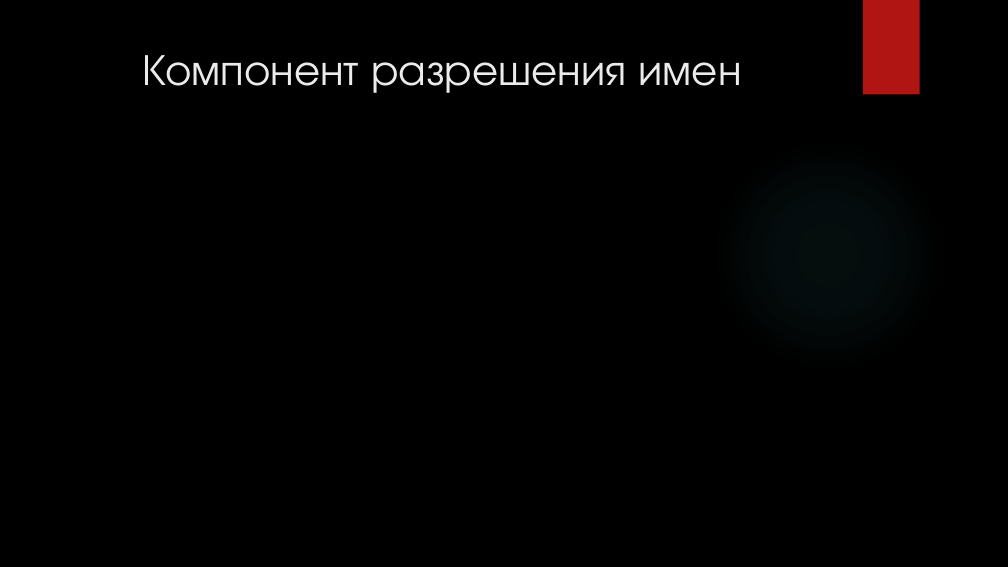
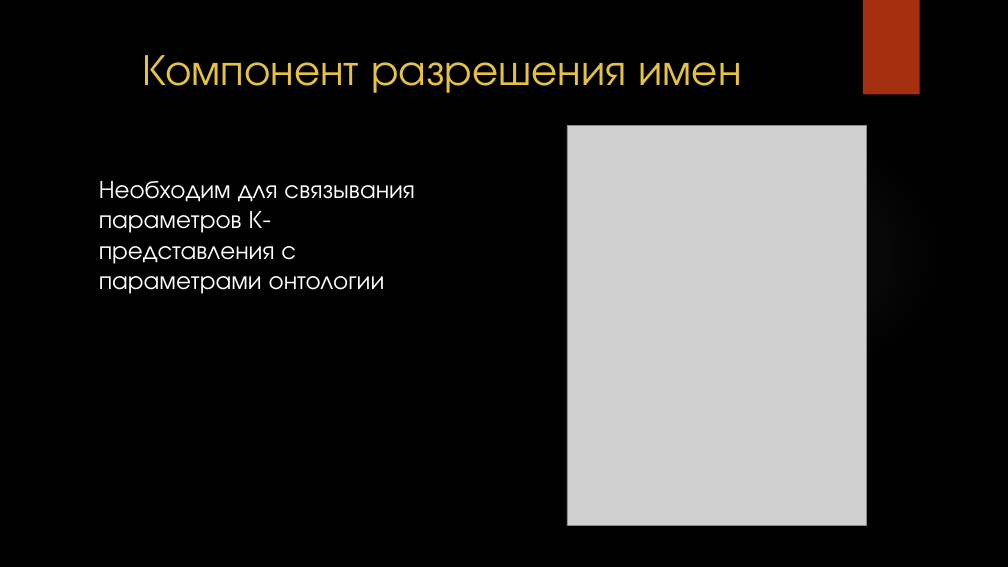
Before and after one commit to docNemo/diplom, a slide deck: slide 19 of Презентация/Принципы проектирования СОЕЯ интерфейсов.pptx (slide 12 before the commit). Drawn at 1008x567 pixels with LibreOffice and Linux fonts; fonts in the diff are those of the drawing; grey boxes stand for pictures; background and template pictures are left out. Boxes give left, top, right and bottom in pixels: in the first picture for what was removed or moved away, otherwise in the second. Text is boxed around its words. In the diff, an @@ line names an element or a change of style, - is before the commit and + after.

```diff
--- a/Презентация/Принципы проектирования СОЕЯ интерфейсов.pptx
+++ b/Презентация/Принципы проектирования СОЕЯ интерфейсов.pptx
@@ rectangle at <box>863,0,920,95</box>: fill #B01513 to #A5300F @@
@@ title "Компонент разрешения имен" at <box>143,55,742,93</box>: text colour #EBEBEB to #E5C243 @@
@@ picture added at <box>567,126,867,526</box> @@
@@ ellipse at <box>712,138,944,371</box>: fill gradient #50B9C1 to gradient #848484 @@
@@ text added at <box>99,181,414,294</box>, 24 pt, text #FFFFFF @@
+Необходим для связывания параметров К-представления с параметрами онтологии
```
Also in this commit, not shown: 21 other slides changed, 6 slides added, 5 slides removed, 15 other files.
